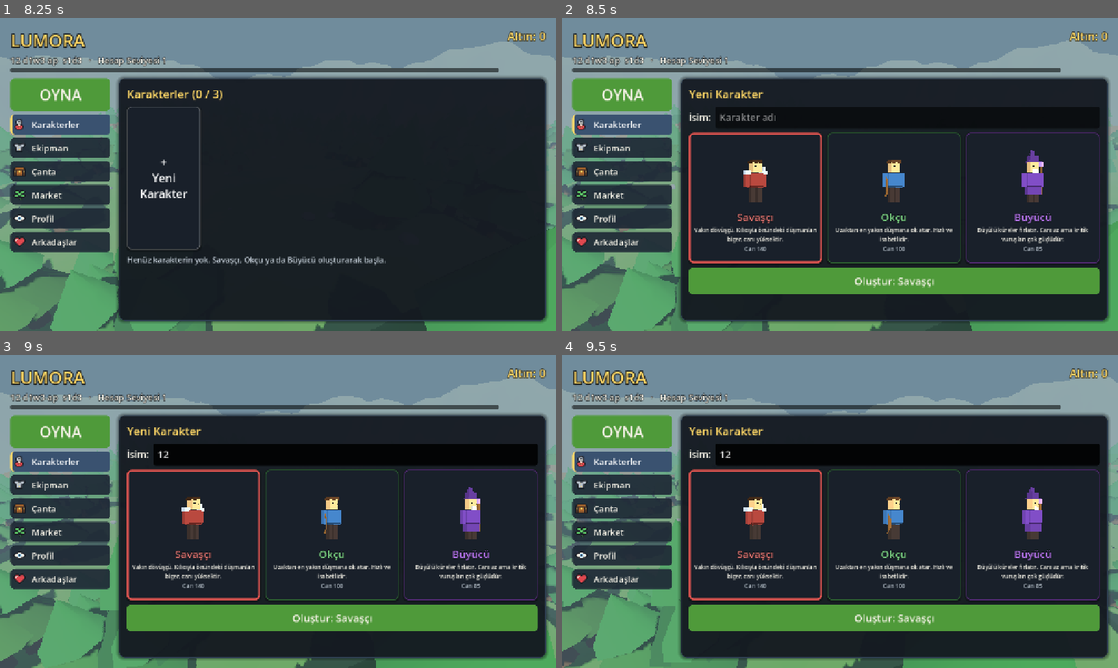
Above: before the commit, frames 1-4 (two rows, left to right).
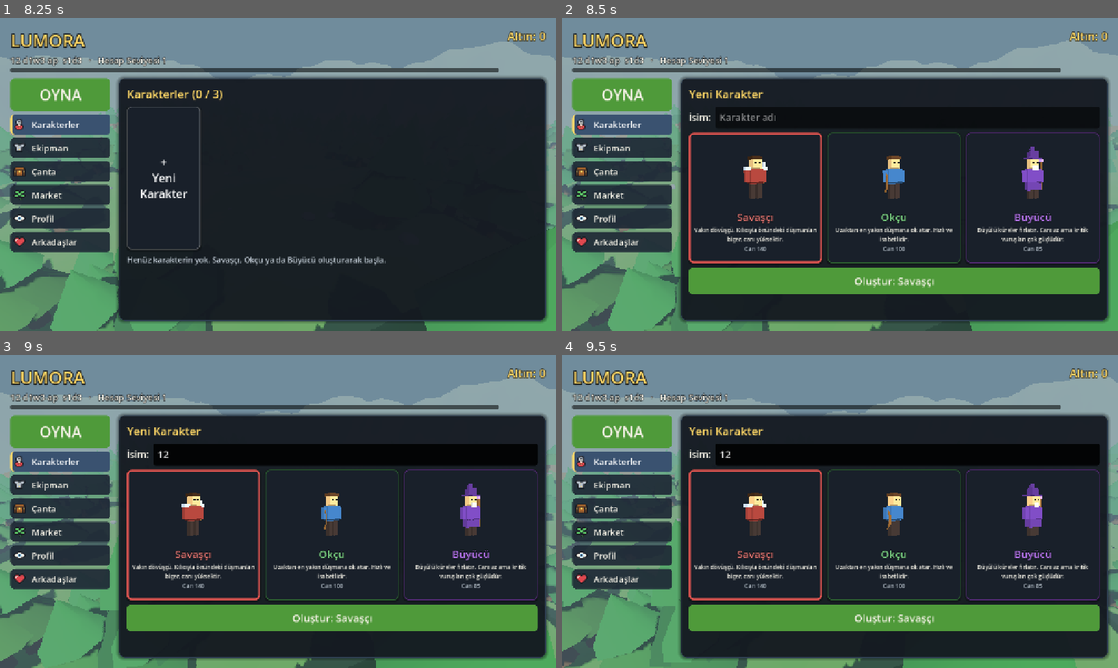
Above: after the commit, the same moments.

Repository: highlvmami/LumoraRPG
Game: Godot game, scene res://scenes/main.tscn
Same seed, same stepped clock (60 frames per second), same inputs: the game is played once before the commit and once after it.
Inputs (mouse positions are in pixels of both pictures, inside the frame that each line leads up to):
- Up to frame 1 (8.25 s): click (278, 168) at 0.52 s; type "12" at 0.6 s; tap Enter at 1.25, 2.1, 5.1, 8.1 s; move the mouse to (400, 158) at 1.27 s; hold D (move_right) 1.28-2.03 s; tap P at 1.35, 4.35, 7.35 s; click (400, 158) at 1.42 s; tap Space (jump) at 1.52, 2.27, 3.77, 4.52, 5.27, 6.77, 7.52 s; move the mouse to (166, 190) at 2.02 s; hold S (move_back) 2.03-2.78 s; move the mouse to (333, 105) at 2.77 s; hold D (move_right) 2.78-3.53 s; tap 1 at 2.85, 5.85 s; move the mouse to (250, 237) at 3.52 s; hold W (move_forward) 3.53-4.28 s; tap 3 at 3.6, 6.6 s; click (250, 237) at 3.67 s; move the mouse to (444, 221) at 4.27 s; hold A (move_left) 4.28-5.78 s; tap Escape (pause) at 4.9 s; move the mouse to (111, 127) at 5.02 s; move the mouse to (305, 174) at 5.77 s; hold S (move_back) 5.78-6.53 s; click (305, 174) at 5.92 s; move the mouse to (194, 96) at 6.52 s; hold D (move_right) 6.53-7.28 s; move the mouse to (400, 158) at 7.27 s; hold W (move_forward) 7.28-8.03 s; move the mouse to (166, 190) at 8.02 s; hold D (move_right) from 8.03 s (still down); click (166, 190) at 8.17 s
- Up to frame 2 (8.5 s): keep holding D (move_right); tap Space (jump) at 8.27 s
- Up to frame 3 (9 s): release D (move_right) at 8.75 s; click (344, 455) at 8.77 s; type "12" at 8.85 s
- Up to frame 4 (9.5 s): no input

Frame 1 is identical in both runs. In frame 2, 0.7% of the frame differs, in the area x 32-87%, y 41-59%; in frame 3, 0.7%; in frame 4, 0.7%.

Commit message:
Aim the preview camera without needing the scene tree
Co-Authored-By: Claude Opus 5.5 (1M context) <noreply@anthropic.com>
Claude-Session: https://claude.ai/code/session_012ddds4QEXJB8QQKn8LTSaa

Diff:
--- a/scripts/ui/character_preview.gd
+++ b/scripts/ui/character_preview.gd
@@ -38,9 +38,9 @@
 
 	var camera := Camera3D.new()
 	camera.fov = 30.0
-	camera.position = Vector3(0, 1.35, 6.2)
+	var eye := Vector3(0, 1.35, 6.2)
+	camera.transform = Transform3D(Basis.looking_at(Vector3(0, 1.15, 0) - eye), eye)
 	viewport.add_child(camera)
-	camera.look_at(Vector3(0, 1.15, 0))
 
 	_pivot = Node3D.new()
 	viewport.add_child(_pivot)
